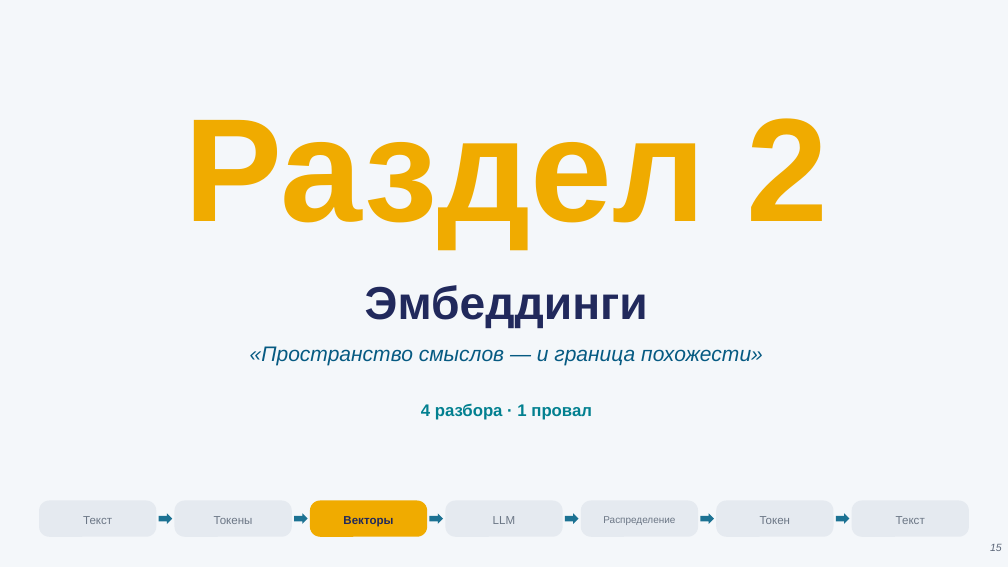
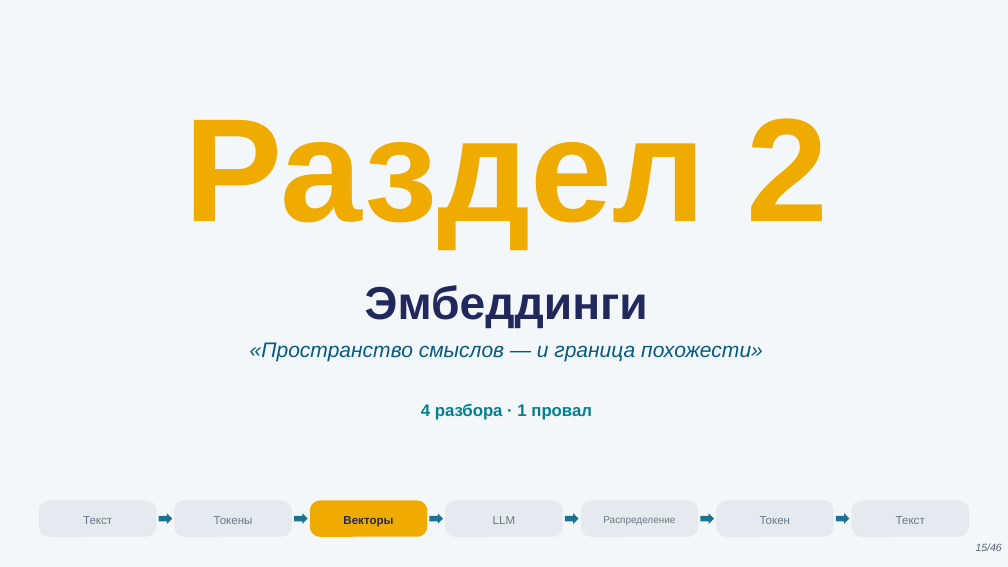
Before and after one commit to tellina-study/AI-usage-lessons, a slide deck: slide 15 of library/lectures/lec-02/rendered/lec-02.pptx. Drawn at 1008x567 pixels with LibreOffice and Linux fonts; fonts in the diff are those of the drawing. Boxes give left, top, right and bottom in pixels: in the first picture for what was removed or moved away, otherwise in the second. Text is boxed around its words. In the diff, an @@ line names an element or a change of style, - is before the commit and + after.

```diff
--- a/library/lectures/lec-02/rendered/lec-02.pptx
+++ b/library/lectures/lec-02/rendered/lec-02.pptx
@@ text "«Пространство смыслов — и граница ...": place and size @@
-text "«Пространство смыслов — и граница ..." at (250, 346, 763, 365)
+text "«Пространство смыслов — и граница ..." at (250, 342, 763, 361)
@@ text at (976, 543, 1002, 551): text changed @@
-15
+15/46
```
Also in this commit, not shown: 19 other slides changed, 26 slides added, 17 other files.
